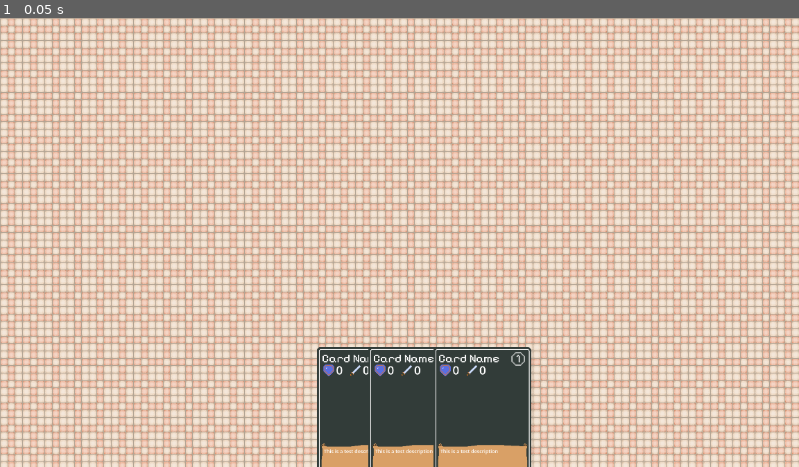
Above: before the commit, frame 1.
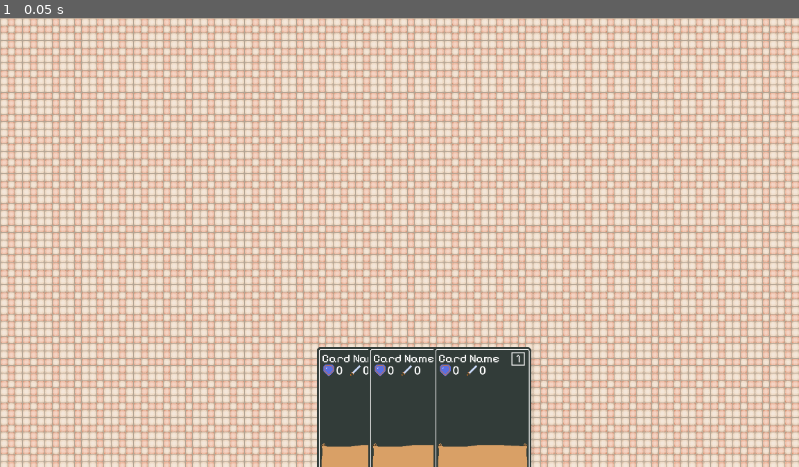
Above: after the commit, the same moment.

Repository: Degenerate-Games/Infestation
Game: Godot game, scene res://scenes/levels/5starkitchen.tscn
Same seed, same stepped clock (60 frames per second), same inputs: the game is played once before the commit and once after it.
Inputs:
- Up to frame 1 (0.05 s): no input

The runs differ from the first frame. In frame 1, 0.1% of the frame differs, in the area x 40-66%, y 74-98%.

Commit message:
Rename and move base card

Diff:
--- a/scenes/card.tscn
+++ b/scenes/cards/base_card.tscn
@@ -1,30 +1,30 @@
 [gd_scene load_steps=9 format=3 uid="uid://dr68m8ihkigac"]
 
-[ext_resource type="Texture2D" uid="uid://y5n6qje8qq1a" path="res://resources/textures/cards/background.png" id="1_6rysh"]
-[ext_resource type="Script" path="res://scripts/card.gd" id="1_tj1kb"]
-[ext_resource type="FontFile" uid="uid://dgrqljiryxl0j" path="res://resources/fonts/PixelifySans-VariableFont_wght.ttf" id="2_8onjp"]
-[ext_resource type="Texture2D" uid="uid://dsqi4dtgvbhb6" path="res://resources/textures/cards/borders/prestige.png" id="3_wgwrp"]
-[ext_resource type="Texture2D" uid="uid://0veayrt4iv8c" path="res://resources/textures/cards/decorations/shield.png" id="4_jeut3"]
-[ext_resource type="Texture2D" uid="uid://od56iwy3sabo" path="res://resources/textures/cards/decorations/sword.png" id="5_f30ve"]
-[ext_resource type="Texture2D" uid="uid://d1v7flfq6ceme" path="res://resources/textures/cards/decorations/parchment.png" id="6_t66lv"]
+[ext_resource type="Script" path="res://scripts/card.gd" id="1_gxy41"]
+[ext_resource type="Texture2D" uid="uid://y5n6qje8qq1a" path="res://resources/textures/cards/background.png" id="2_ousvh"]
+[ext_resource type="FontFile" uid="uid://dgrqljiryxl0j" path="res://resources/fonts/PixelifySans-VariableFont_wght.ttf" id="3_lyl6x"]
+[ext_resource type="Texture2D" uid="uid://dsqi4dtgvbhb6" path="res://resources/textures/cards/borders/prestige.png" id="4_r5iv0"]
+[ext_resource type="Texture2D" uid="uid://0veayrt4iv8c" path="res://resources/textures/cards/decorations/shield.png" id="5_usv5x"]
+[ext_resource type="Texture2D" uid="uid://od56iwy3sabo" path="res://resources/textures/cards/decorations/sword.png" id="6_668xg"]
+[ext_resource type="Texture2D" uid="uid://d1v7flfq6ceme" path="res://resources/textures/cards/decorations/parchment.png" id="7_px0sw"]
 
 [sub_resource type="AtlasTexture" id="AtlasTexture_ieuhq"]
-atlas = ExtResource("3_wgwrp")
+atlas = ExtResource("4_r5iv0")
 region = Rect2(0, 0, 16, 16)
 
 [node name="Card" type="Control"]
 layout_mode = 3
 anchors_preset = 0
+offset_right = 256.0
+offset_bottom = 358.0
 scale = Vector2(0.55, 0.55)
-script = ExtResource("1_tj1kb")
-prestige_level = 2
-description = "This is a test description"
+script = ExtResource("1_gxy41")
 
 [node name="CardBackground" type="TextureRect" parent="."]
 layout_mode = 0
 offset_right = 224.0
 offset_bottom = 276.0
-texture = ExtResource("1_6rysh")
+texture = ExtResource("2_ousvh")
 
 [node name="CardName" type="Label" parent="."]
 layout_mode = 0
@@ -96,13 +96,22 @@
 text = "1"
 vertical_alignment = 1
 
+[node name="Art" type="TextureRect" parent="."]
+layout_mode = 0
+offset_left = 18.0
+offset_top = 87.0
+offset_right = 240.0
+offset_bottom = 242.0
+expand_mode = 1
+stretch_mode = 3
+
 [node name="DescriptionBackground" type="TextureRect" parent="."]
 layout_mode = 0
 offset_left = 7.27273
 offset_top = 243.636
 offset_right = 252.273
 offset_bottom = 343.636
-texture = ExtResource("6_t66lv")
+texture = ExtResource("7_px0sw")
 
 [node name="Description" type="Label" parent="DescriptionBackground"]
 layout_mode = 0
Not shown: 4 places in scenes/cards/base_card.tscn that only renumber resources
